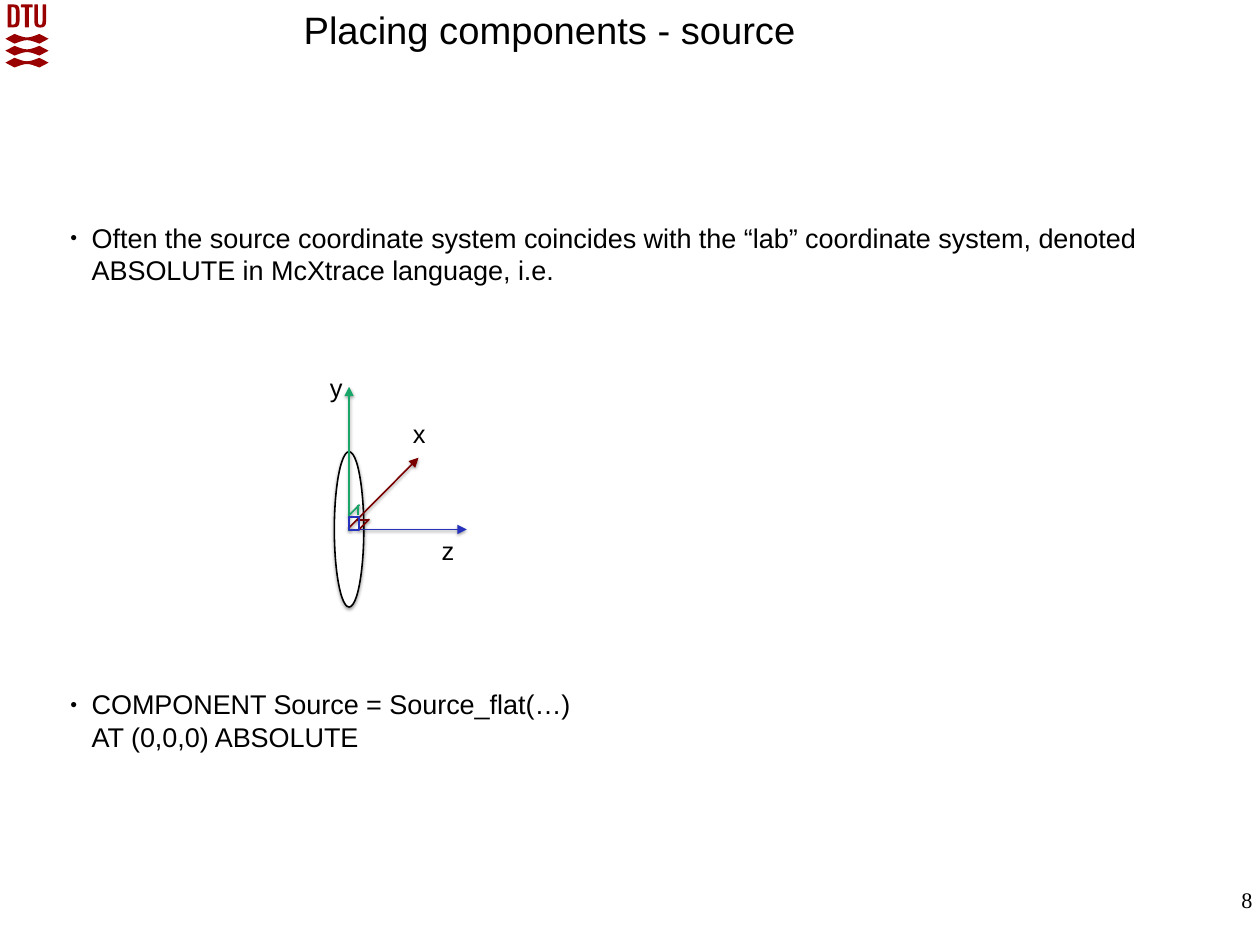
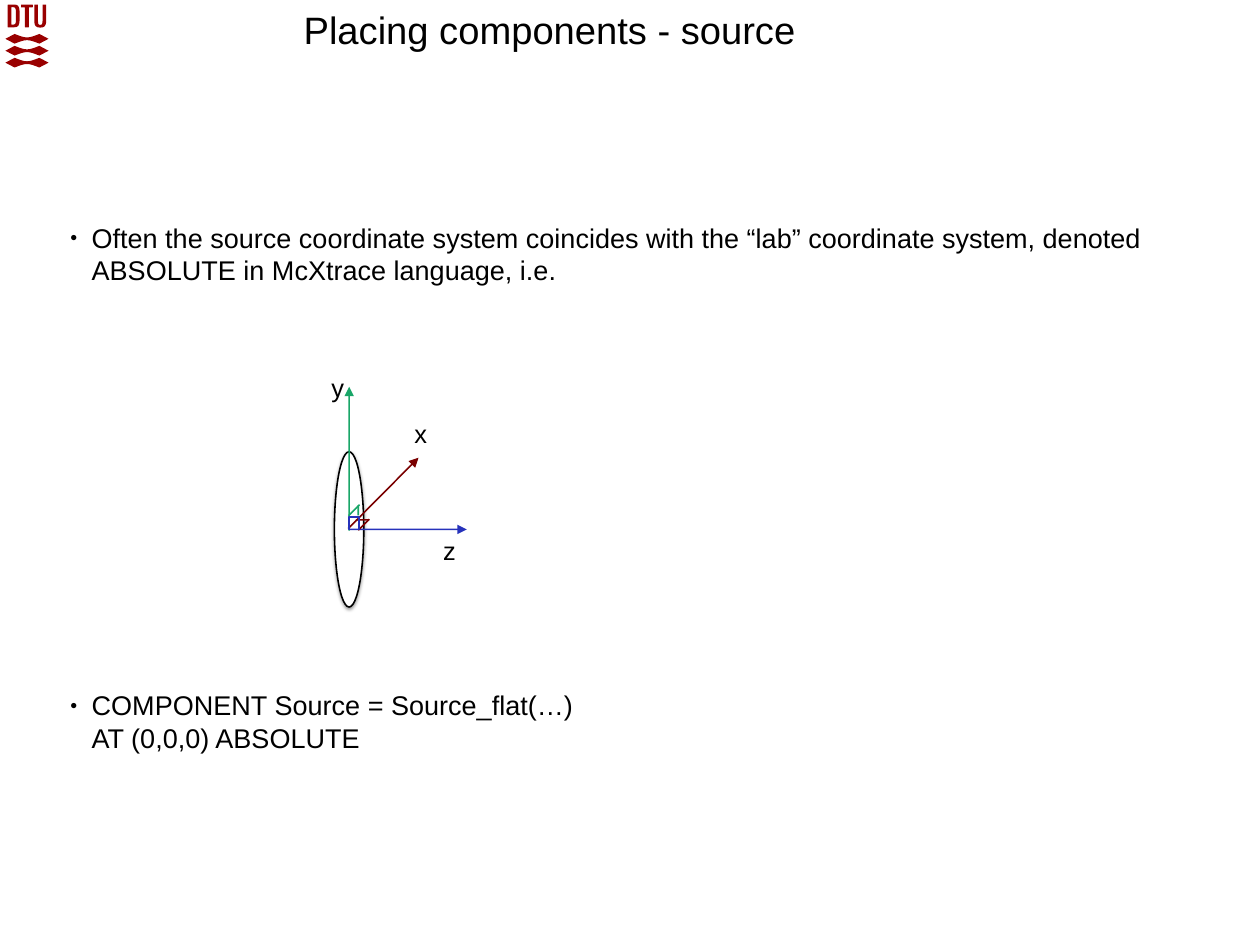
Before and after one commit to McStasMcXtrace/Schools, a slide deck: slide 8 of SOLEIL_March_2022/Day2_Thursday_March_10th/3_Components/McXtrace_component_and_instrument_concepts.pptx. Drawn at 1260x945 pixels with LibreOffice and Linux fonts; fonts in the diff are those of the drawing; background and template pictures are left out. Boxes give left, top, right and bottom in pixels: in the first picture for what was removed or moved away, otherwise in the second. Text is boxed around its words. In the diff, an @@ line names an element or a change of style, - is before the commit and + after.

```diff
--- a/SOLEIL_March_2022/Day2_Thursday_March_10th/3_Components/McXtrace_component_and_instrument_concepts.pptx
+++ b/SOLEIL_March_2022/Day2_Thursday_March_10th/3_Components/McXtrace_component_and_instrument_concepts.pptx
@@ text "Often the source coordinate system ..." at (92, 228, 1141, 753): size 16.9 to 17 pt @@
@@ page number removed at (1241, 893, 1252, 909) @@
-8
```
Also in this commit, not shown: 30 other slides changed, 1 other file.
